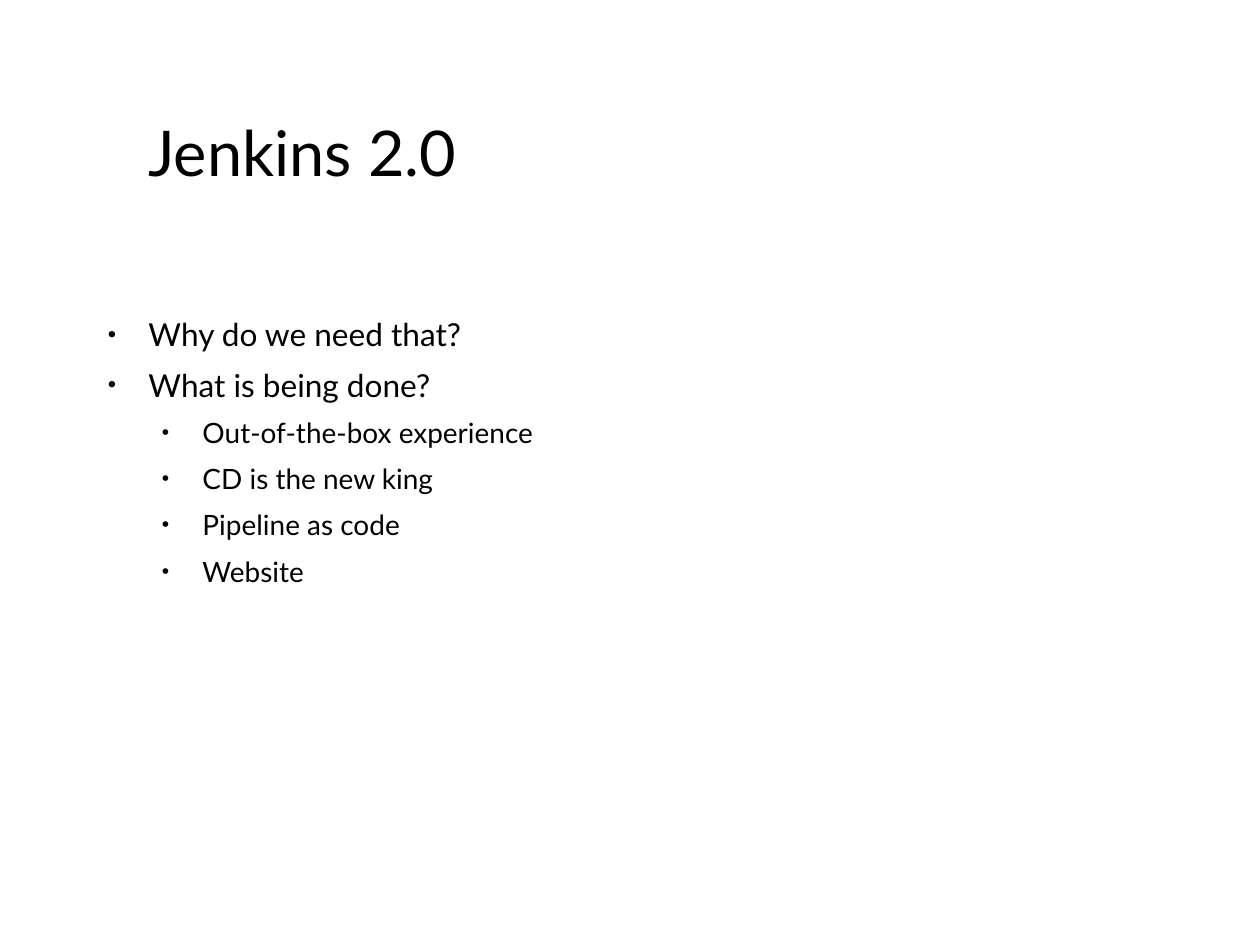
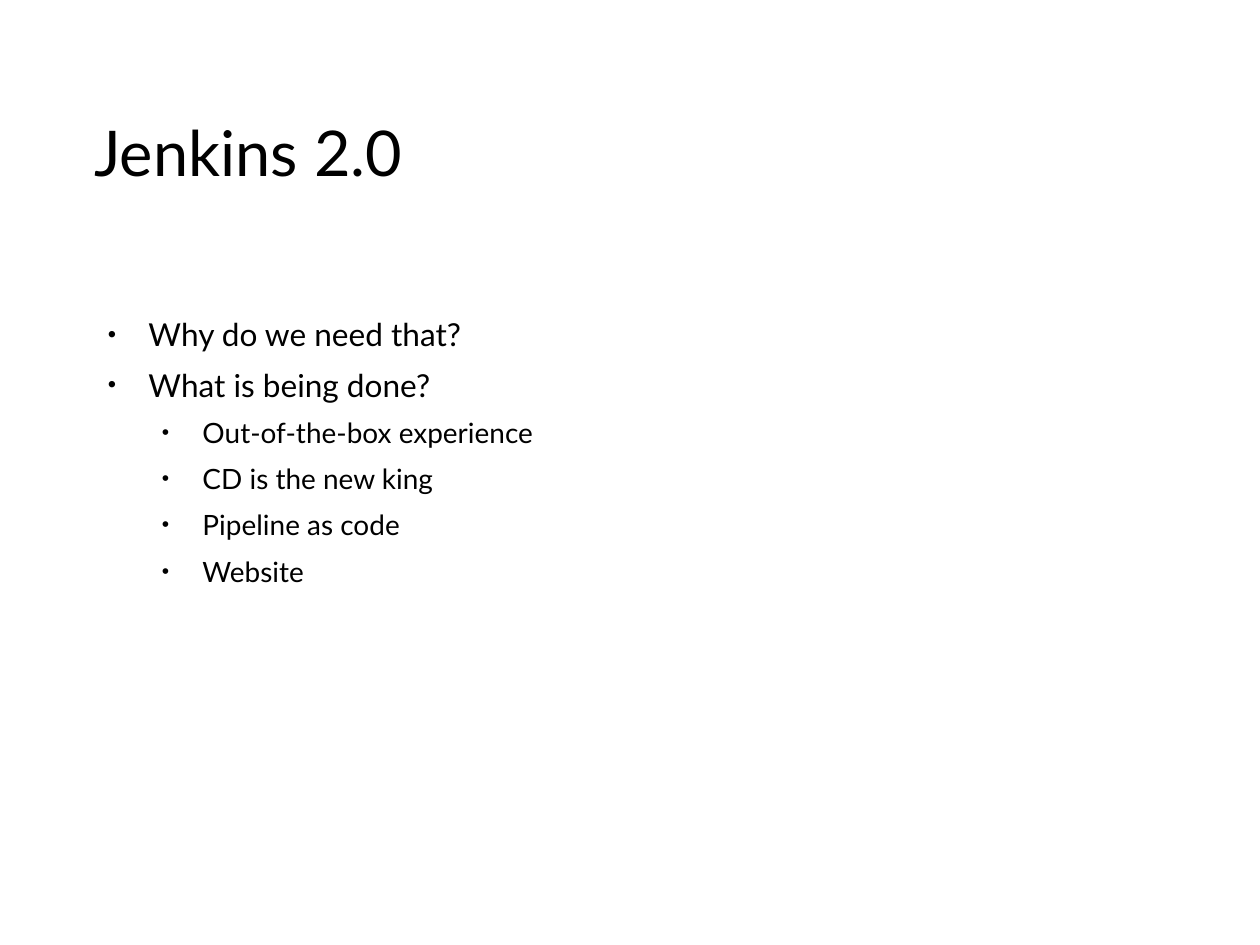
Before and after one commit to BrnoJAM/jam, a slide deck: slide 8 of 2016-02-07/slides.odp (slide 7 before the commit). Drawn at 1260x945 pixels with LibreOffice and Linux fonts; fonts in the diff are those of the drawing; background and template pictures are left out. Boxes give left, top, right and bottom in pixels: in the first picture for what was removed or moved away, otherwise in the second. Text is boxed around its words. In the diff, an @@ line names an element or a change of style, - is before the commit and + after.

```diff
--- a/2016-02-07/slides.odp
+++ b/2016-02-07/slides.odp
@@ title "Jenkins 2.0" at bbox=[94, 129, 402, 177]: list level 2 to 1 in "Jenkins 2.0" @@
```
Also in this commit, not shown: 3 other slides changed, 1 slide added, 1 other file.
